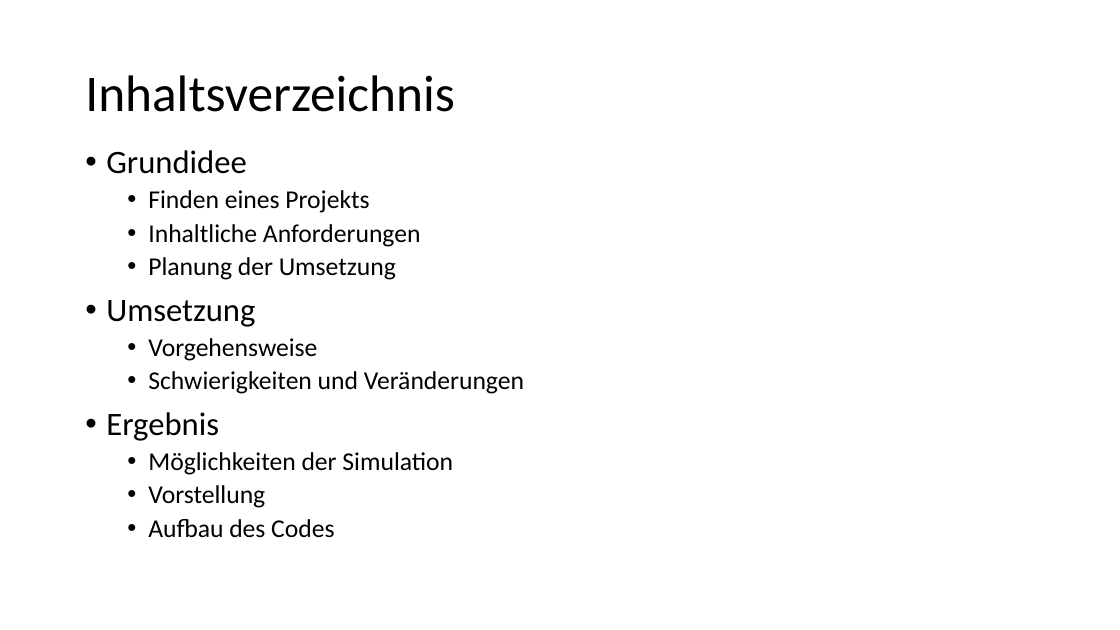
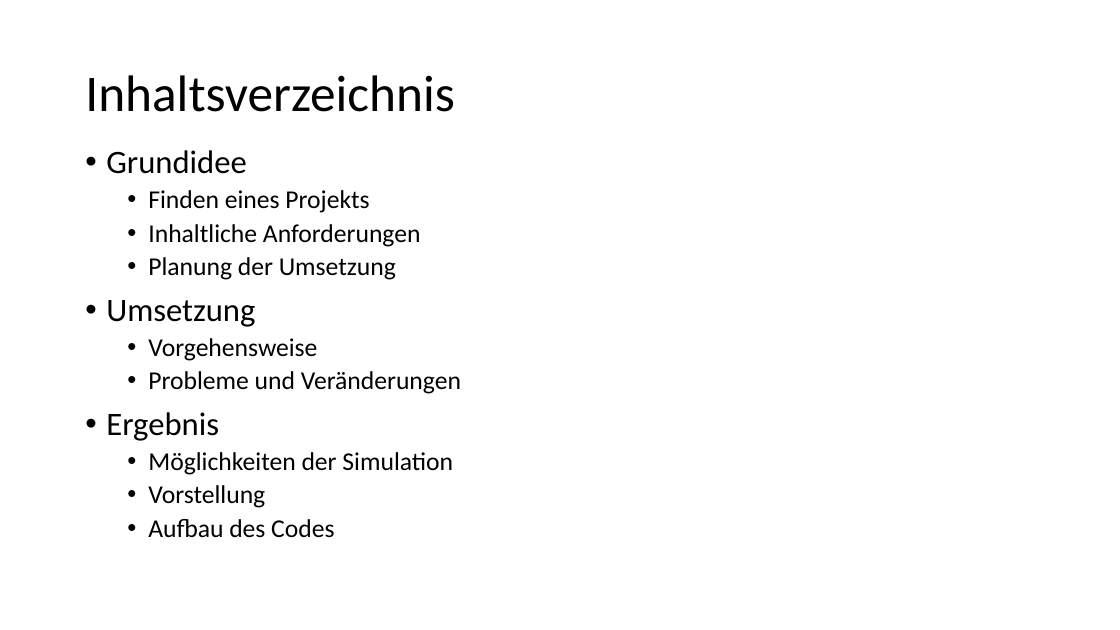
Before and after one commit to Sytoplis/InfProjekt2022, a slide deck: slide 2 of Präsentation Projektarbeit.pptx. Drawn at 1120x630 pixels with LibreOffice and Linux fonts; fonts in the diff are those of the drawing. Boxes give left, top, right and bottom in pixels: in the first picture for what was removed or moved away, otherwise in the second. Text is boxed around its words. In the diff, an @@ line names an element or a change of style, - is before the commit and + after.

```diff
--- a/Präsentation Projektarbeit.pptx
+++ b/Präsentation Projektarbeit.pptx
@@ text at bbox=[148, 371, 461, 394]: text changed @@
-  • Schwierigkeiten und Veränderungen
+  • Probleme und Veränderungen
```
Also in this commit, not shown: 8 slides added, 6 slides removed.
